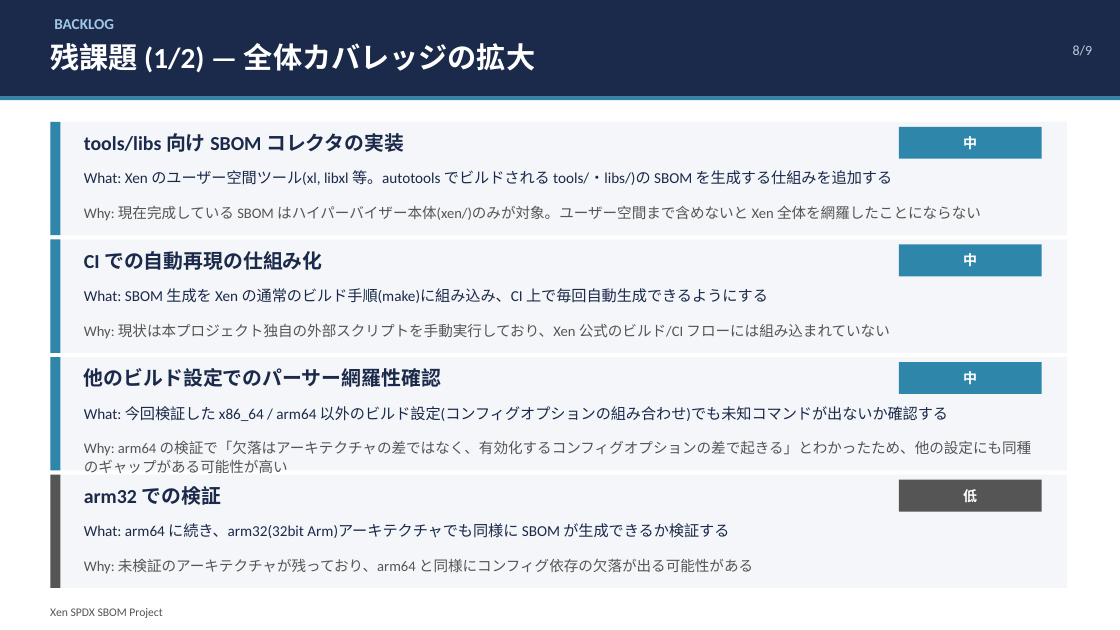
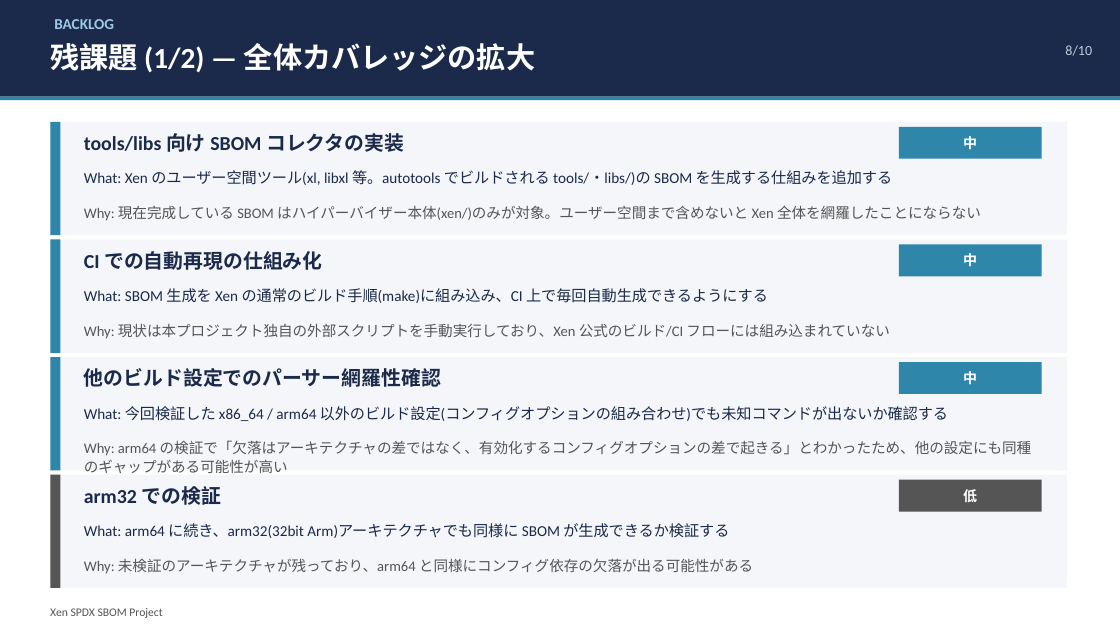
Before and after one commit to harunobukurokawa/sbom-generate-workspace, a slide deck: slide 8 of analysis/presentations/2026-08-19-fusa-sig-status/xen-sbom-status-report.pptx. Drawn at 1120x630 pixels with LibreOffice and Linux fonts; fonts in the diff are those of the drawing. Boxes give left, top, right and bottom in pixels: in the first picture for what was removed or moved away, otherwise in the second. Text is boxed around its words. In the diff, an @@ line names an element or a change of style, - is before the commit and + after.

```diff
--- a/analysis/presentations/2026-08-19-fusa-sig-status/xen-sbom-status-report.pptx
+++ b/analysis/presentations/2026-08-19-fusa-sig-status/xen-sbom-status-report.pptx
@@ text at <box>1065,45,1092,56</box>: text changed @@
-8/9
+8/10
```
Also in this commit, not shown: 7 other slides changed, 1 slide added, 4 other files.
